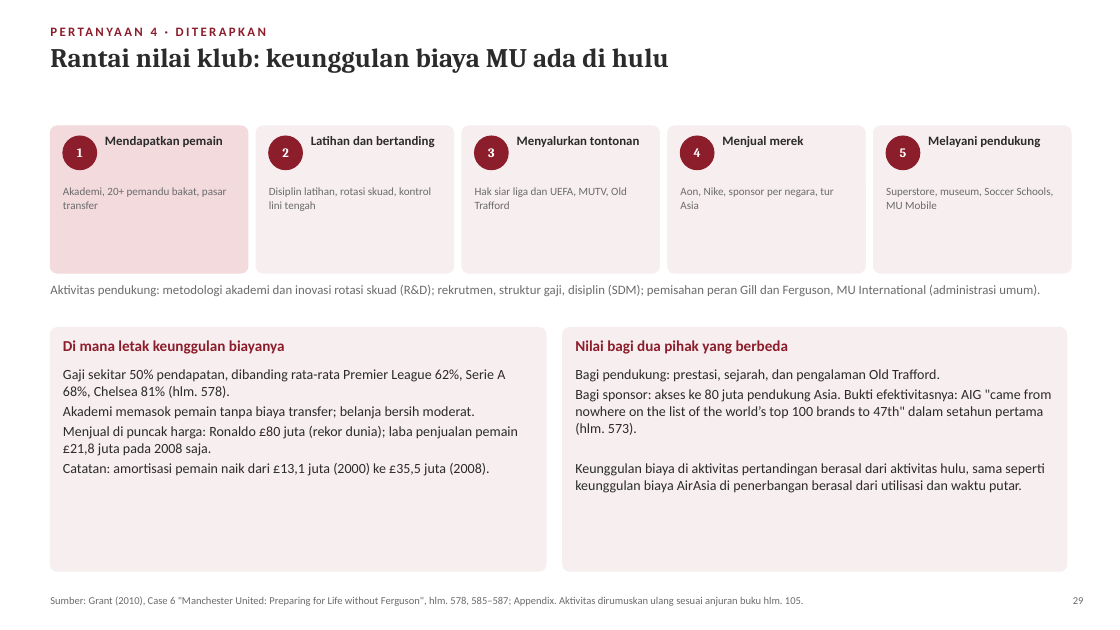
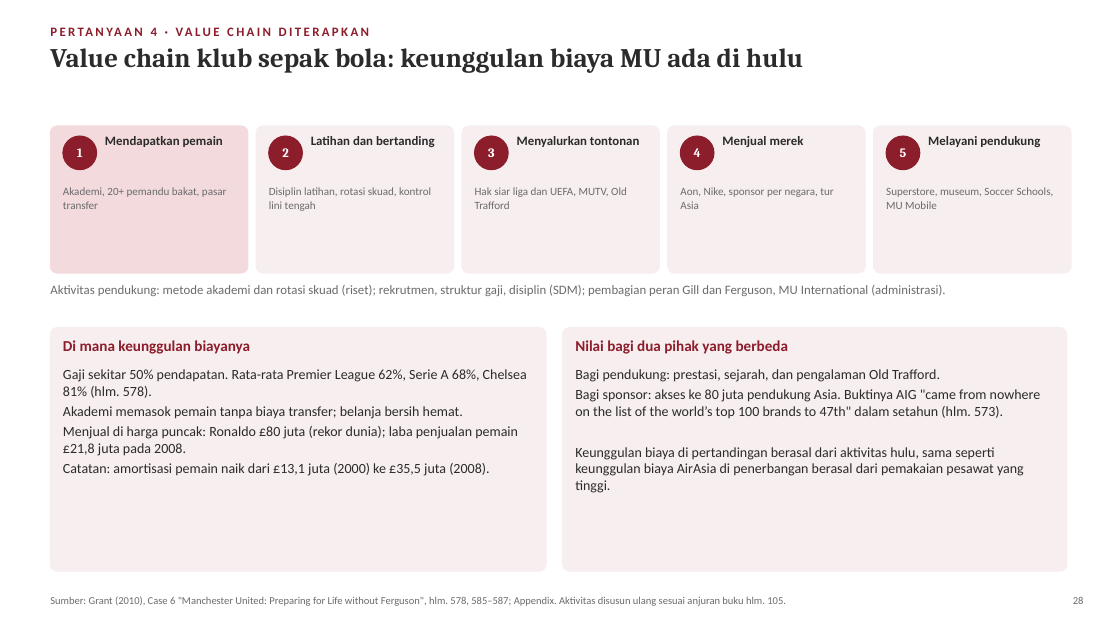
Before and after one commit to aslihabnuri/Dom-Manipulation, a slide deck: slide 28 of materi-strategic-management/presentasi/SMJKT_Group 4_Case Manchester United.pptx (slide 29 before the commit). Drawn at 1120x630 pixels with LibreOffice and Linux fonts; fonts in the diff are those of the drawing. Boxes give left, top, right and bottom in pixels: in the first picture for what was removed or moved away, otherwise in the second. Text is boxed around its words. In the diff, an @@ line names an element or a change of style, - is before the commit and + after.

```diff
--- a/materi-strategic-management/presentasi/SMJKT_Group 4_Case Manchester United.pptx
+++ b/materi-strategic-management/presentasi/SMJKT_Group 4_Case Manchester United.pptx
@@ text at [50, 48, 803, 73]: text changed @@
-Rantai nilai klub: keunggulan biaya MU ada di hulu
+Value chain klub sepak bola: keunggulan biaya MU ada di hulu
@@ text at [50, 285, 945, 296]: text changed @@
-Aktivitas pendukung: metodologi akademi dan inovasi rotasi skuad (R&D); rekrutmen, struktur gaji, disiplin (SDM); pemisahan peran Gill dan Ferguson, MU International (administrasi umum).
+Aktivitas pendukung: metode akademi dan rotasi skuad (riset); rekrutmen, struktur gaji, disiplin (SDM); pembagian peran Gill dan Ferguson, MU International (administrasi).
@@ text at [63, 340, 250, 354]: text changed @@
-Di mana letak keunggulan biayanya
+Di mana keunggulan biayanya
@@ text at [63, 369, 527, 456]: text changed @@
-Gaji sekitar 50% pendapatan, dibanding rata-rata Premier League 62%, Serie A 68%, Chelsea 81% (hlm. 578).
-Akademi memasok pemain tanpa biaya transfer; belanja bersih moderat.
-Menjual di puncak harga: Ronaldo £80 juta (rekor dunia); laba penjualan pemain £21,8 juta pada 2008 saja.
+Gaji sekitar 50% pendapatan. Rata-rata Premier League 62%, Serie A 68%, Chelsea 81% (hlm. 578).
+Akademi memasok pemain tanpa biaya transfer; belanja bersih hemat.
+Menjual di harga puncak: Ronaldo £80 juta (rekor dunia); laba penjualan pemain £21,8 juta pada 2008.
@@ text at [575, 389, 1041, 493]: text changed @@
-Bagi sponsor: akses ke 80 juta pendukung Asia. Bukti efektivitasnya: AIG "came from nowhere on the list of the world’s top 100 brands to 47th" dalam setahun pertama (hlm. 573).
-Keunggulan biaya di aktivitas pertandingan berasal dari aktivitas hulu, sama seperti keunggulan biaya AirAsia di penerbangan berasal dari utilisasi dan waktu putar.
+Bagi sponsor: akses ke 80 juta pendukung Asia. Buktinya AIG "came from nowhere on the list of the world’s top 100 brands to 47th" dalam setahun (hlm. 573).
+Keunggulan biaya di pertandingan berasal dari aktivitas hulu, sama seperti keunggulan biaya AirAsia di penerbangan berasal dari pemakaian pesawat yang tinggi.
@@ text at [50, 596, 786, 606]: text changed @@
-Sumber: Grant (2010), Case 6 "Manchester United: Preparing for Life without Ferguson", hlm. 578, 585–587; Appendix. Aktivitas dirumuskan ulang sesuai anjuran buku hlm. 105.
+Sumber: Grant (2010), Case 6 "Manchester United: Preparing for Life without Ferguson", hlm. 578, 585–587; Appendix. Aktivitas disusun ulang sesuai anjuran buku hlm. 105.
```
Also in this commit, not shown: 38 other slides changed, 1 slide added, 4 slides removed, 2 other files.
